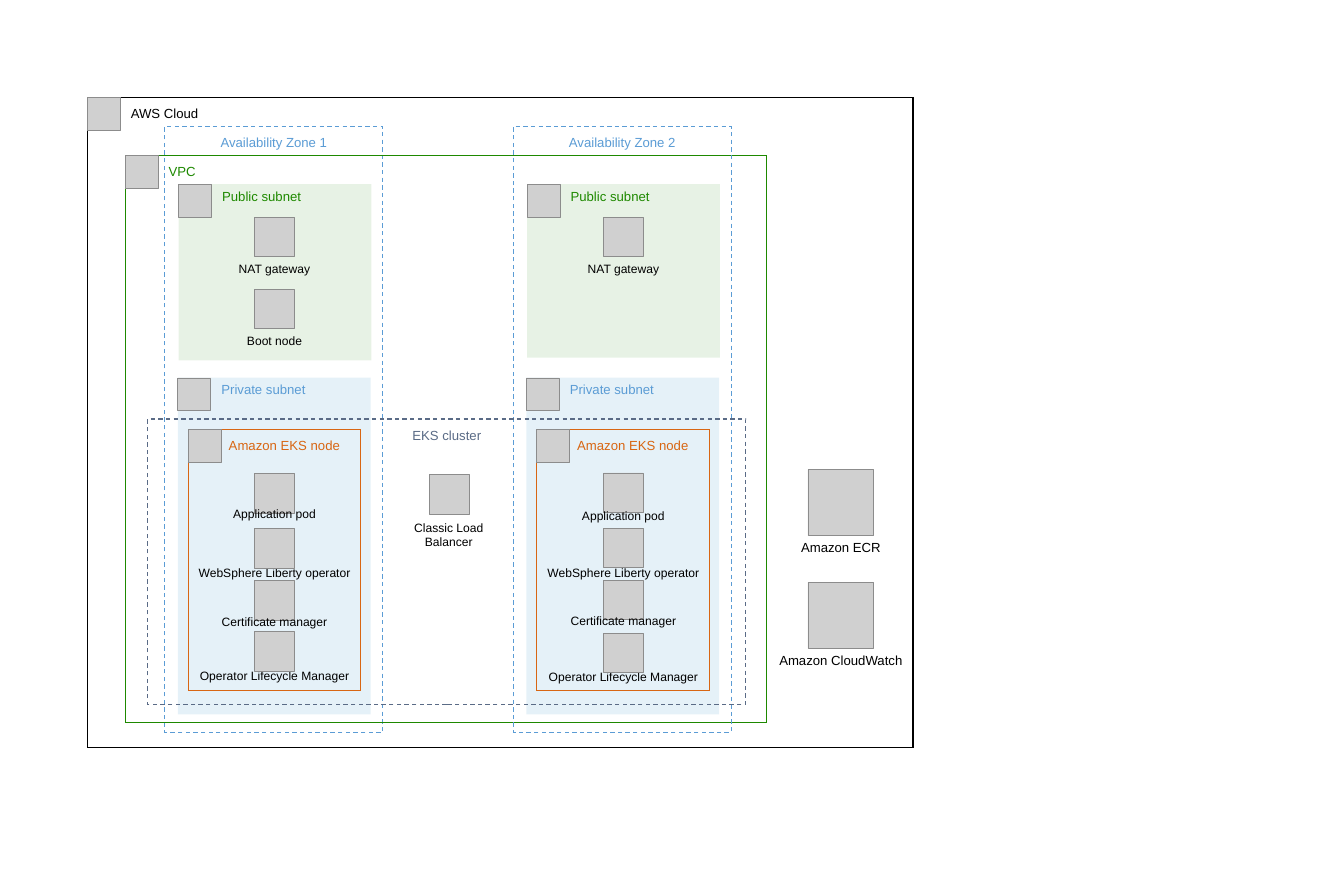
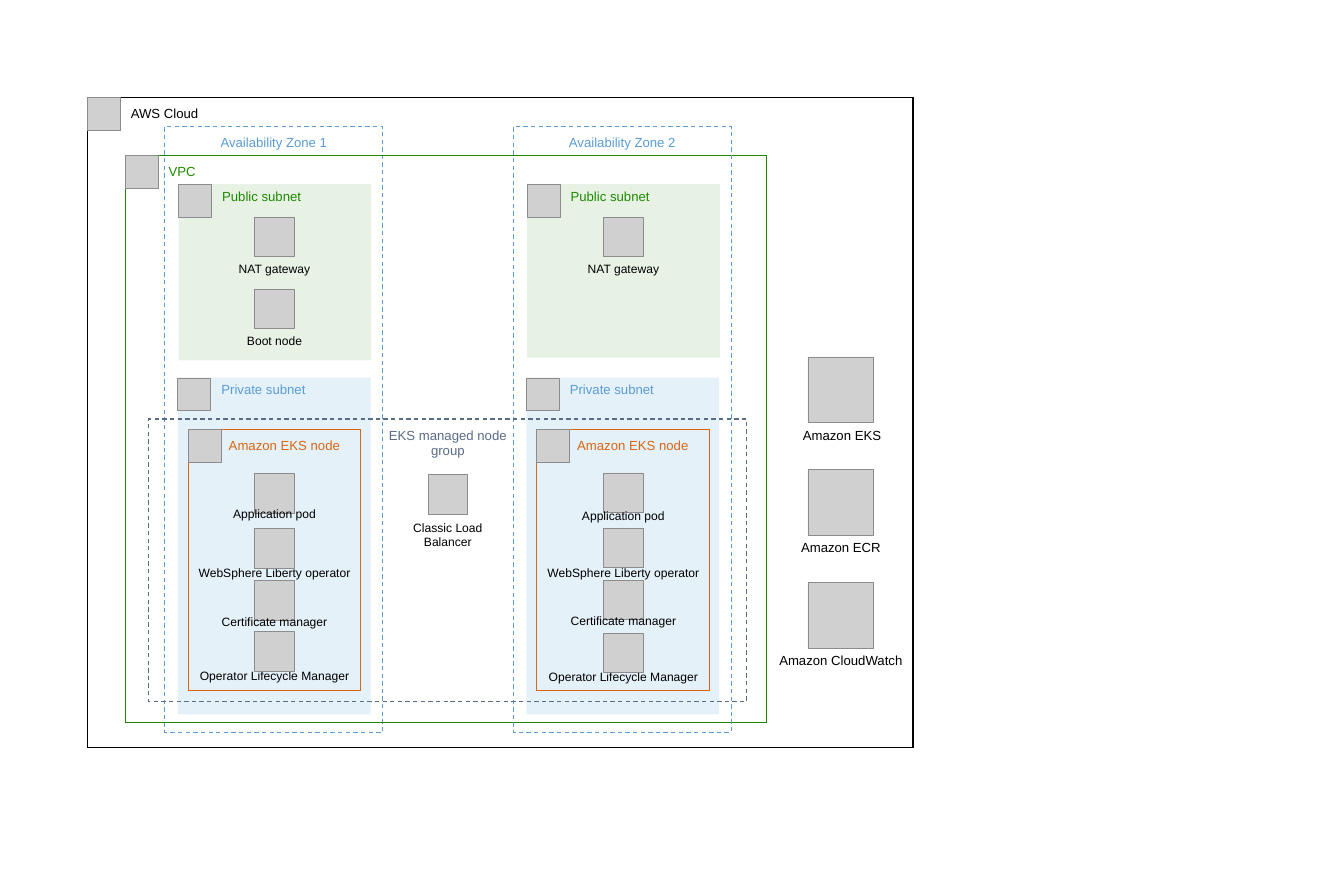
Before and after one commit to aws-quickstart/quickstart-ibm-liberty-eks, a slide deck: slide 1 of docs/deployment_guide/images/ibm-liberty-eks-architecture_diagram.pptx. Drawn at 1344x870 pixels with LibreOffice and Linux fonts; fonts in the diff are those of the drawing; grey boxes stand for pictures. Boxes give left, top, right and bottom in pixels: in the first picture for what was removed or moved away, otherwise in the second. Text is boxed around its words. In the diff, an @@ line names an element or a change of style, - is before the commit and + after.

```diff
--- a/docs/deployment_guide/images/ibm-liberty-eks-architecture_diagram.pptx
+++ b/docs/deployment_guide/images/ibm-liberty-eks-architecture_diagram.pptx
@@ picture added at bbox=[808, 357, 874, 422] @@
@@ text in rectangle at bbox=[389, 430, 506, 458]: text changed @@
-EKS cluster
+EKS managed node
+group
@@ text added at bbox=[803, 430, 881, 440], 12 pt, text #000000 @@
+Amazon EKS
```
Also in this commit, not shown: 7 other files.
